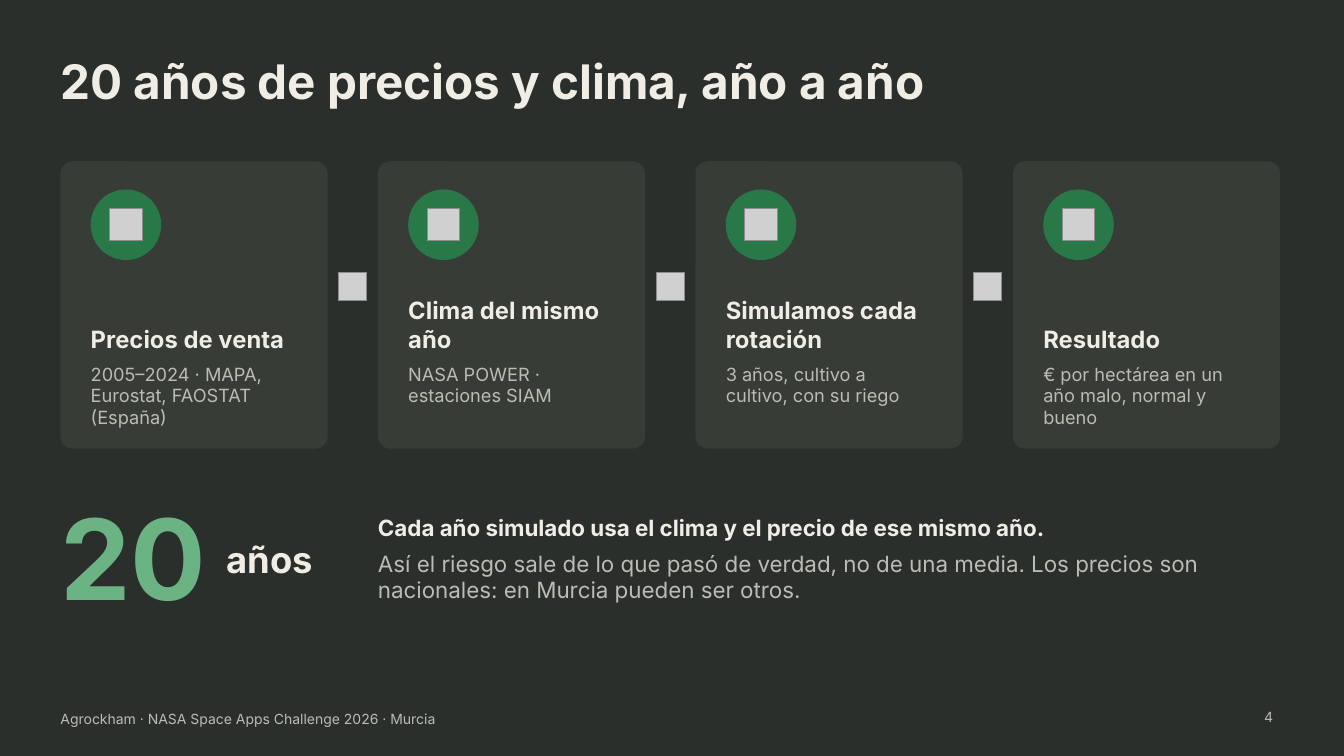
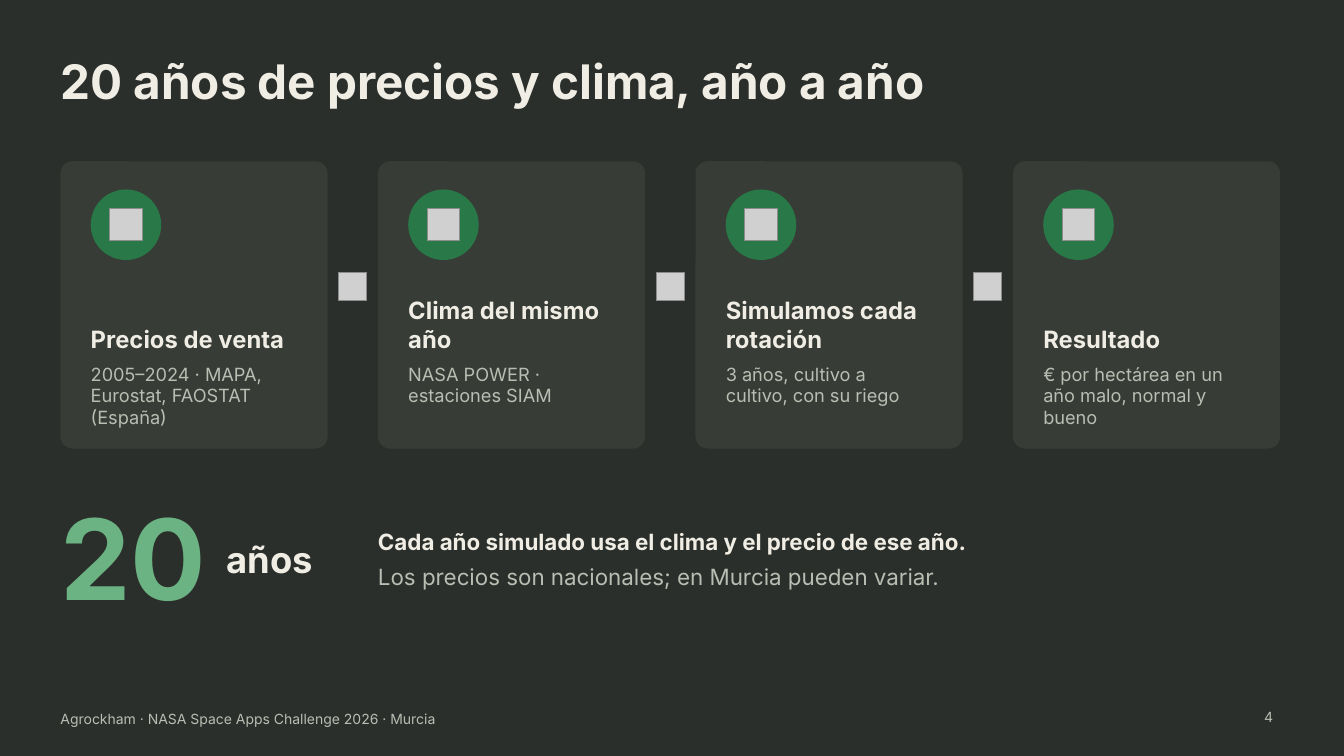
Before and after one commit to Enrikkk/NasaSpaceApps, a slide deck: slide 4 of submission/presentacion/agrockham-presentacion.pptx. Drawn at 1344x756 pixels with LibreOffice and Linux fonts; fonts in the diff are those of the drawing; grey boxes stand for pictures. Boxes give left, top, right and bottom in pixels: in the first picture for what was removed or moved away, otherwise in the second. Text is boxed around its words. In the diff, an @@ line names an element or a change of style, - is before the commit and + after.

Commit message:
submission: plainer presentation wording, script in guion.md, drop lock file and unused icon

```diff
--- a/submission/presentacion/agrockham-presentacion.pptx
+++ b/submission/presentacion/agrockham-presentacion.pptx
@@ text at (378, 533, 966, 590): text changed @@
-Cada año simulado usa el clima y el precio de ese mismo año.
-Así el riesgo sale de lo que pasó de verdad, no de una media. Los precios son nacionales: en Murcia pueden ser otros.
+Cada año simulado usa el clima y el precio de ese año.
+Los precios son nacionales; en Murcia pueden variar.
```
Also in this commit, not shown: 3 other slides changed, 6 other files.
